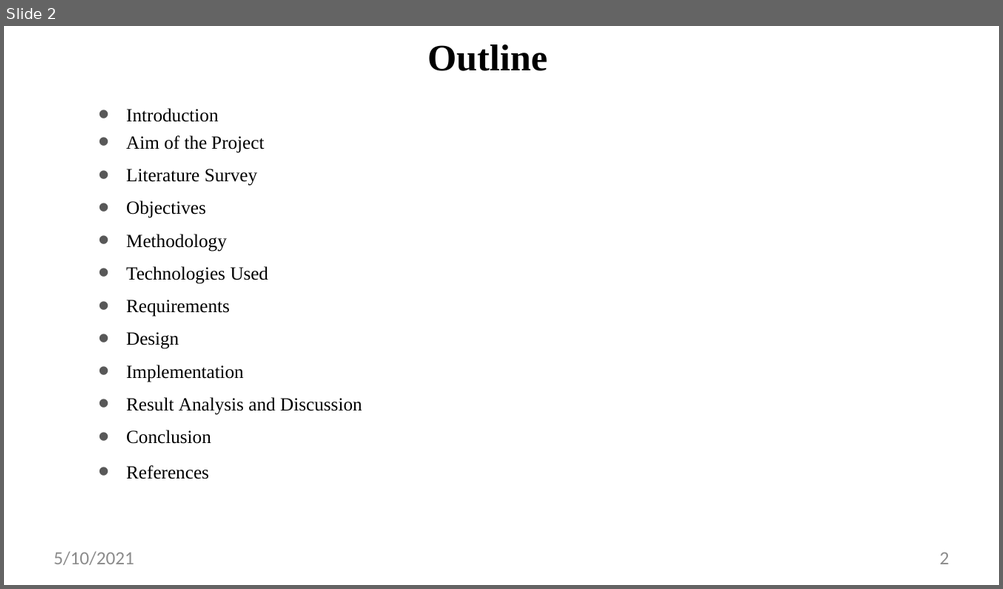
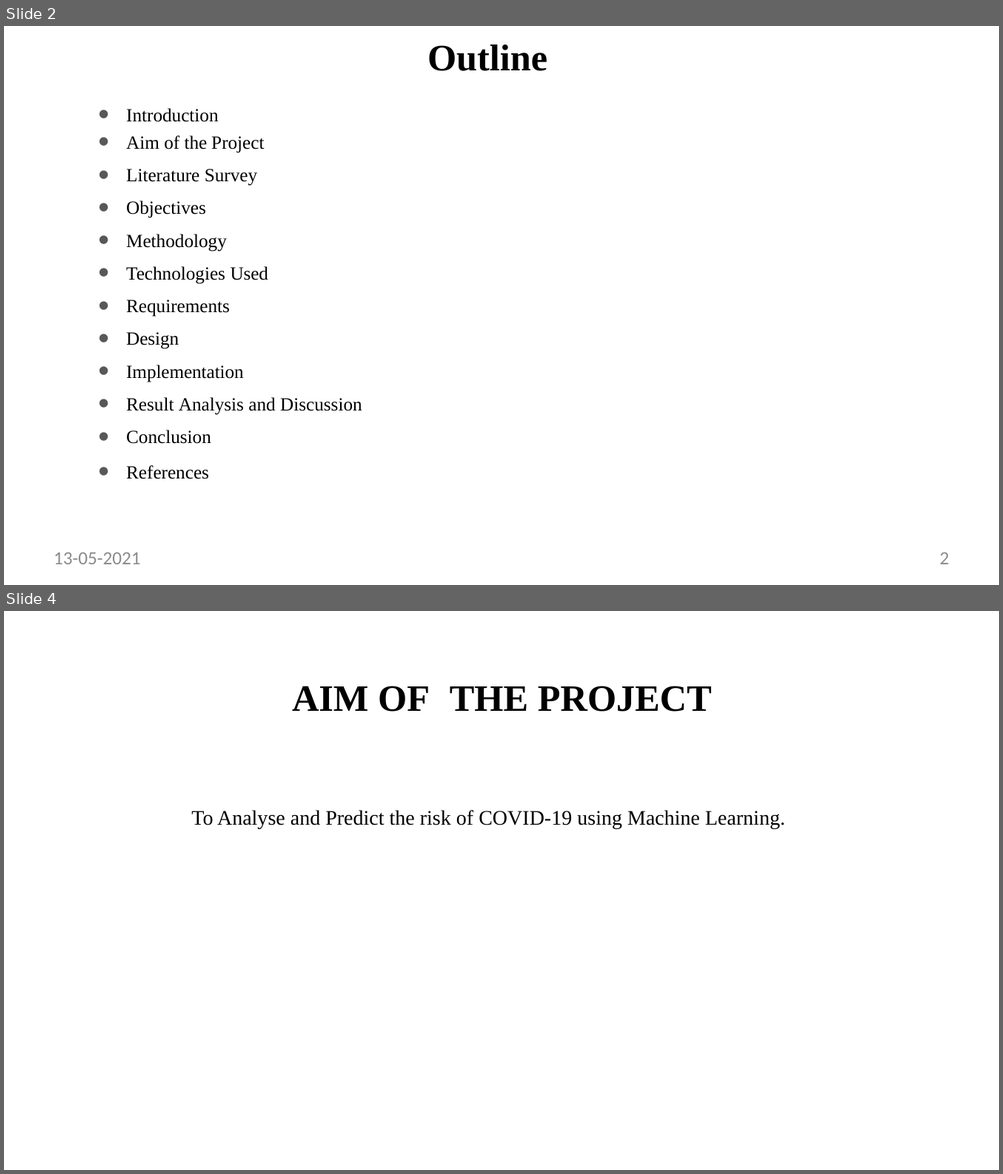
Before and after one commit to vikasbalu/Covid19_RiskCalc, a slide deck: presentation/Project Presentaion.pptx. Shown one above the other, each under a label of ours: slide 2 before the commit, slides 2 and 4 after it; the slides between them are not shown. The pictures are 1003x589 and 1003x1174 pixels, drawn with LibreOffice and Linux fonts; fonts in the diff are those of the drawing. Boxes give left, top, right and bottom in pixels: in the first picture for what was removed or moved away, otherwise in the second. Text is boxed around its words. In the diff, an @@ line names an element or a change of style, - is before the commit and + after.

```diff
--- a/presentation/Project Presentaion.pptx
+++ b/presentation/Project Presentaion.pptx
@@ slide 4 added at (x1=4, y1=611, x2=999, y2=1170), background #FFFFFF @@
@@ text added at (x1=292, y1=686, x2=711, y2=712), 36 pt, text #000000, bold @@
+AIM OF THE PROJECT
@@ text added at (x1=191, y1=810, x2=785, y2=829), 20 pt, text #000000 @@
+To Analyse and Predict the risk of COVID-19 using Machine Learning.
@@ slide 2 changed as well @@
@@ text at (x1=54, y1=553, x2=140, y2=565): text changed @@
-5/10/2021
+13-05-2021
```
Also in this commit, not shown: 22 other slides changed, 3 other slides added, 6 slides removed.
